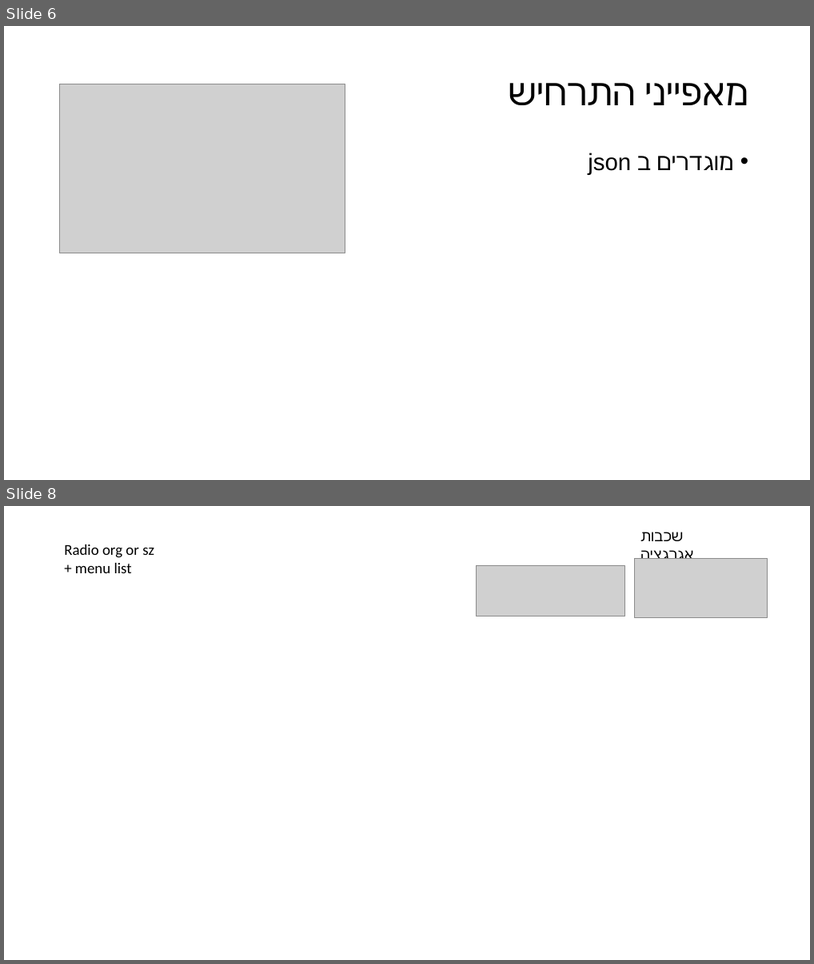
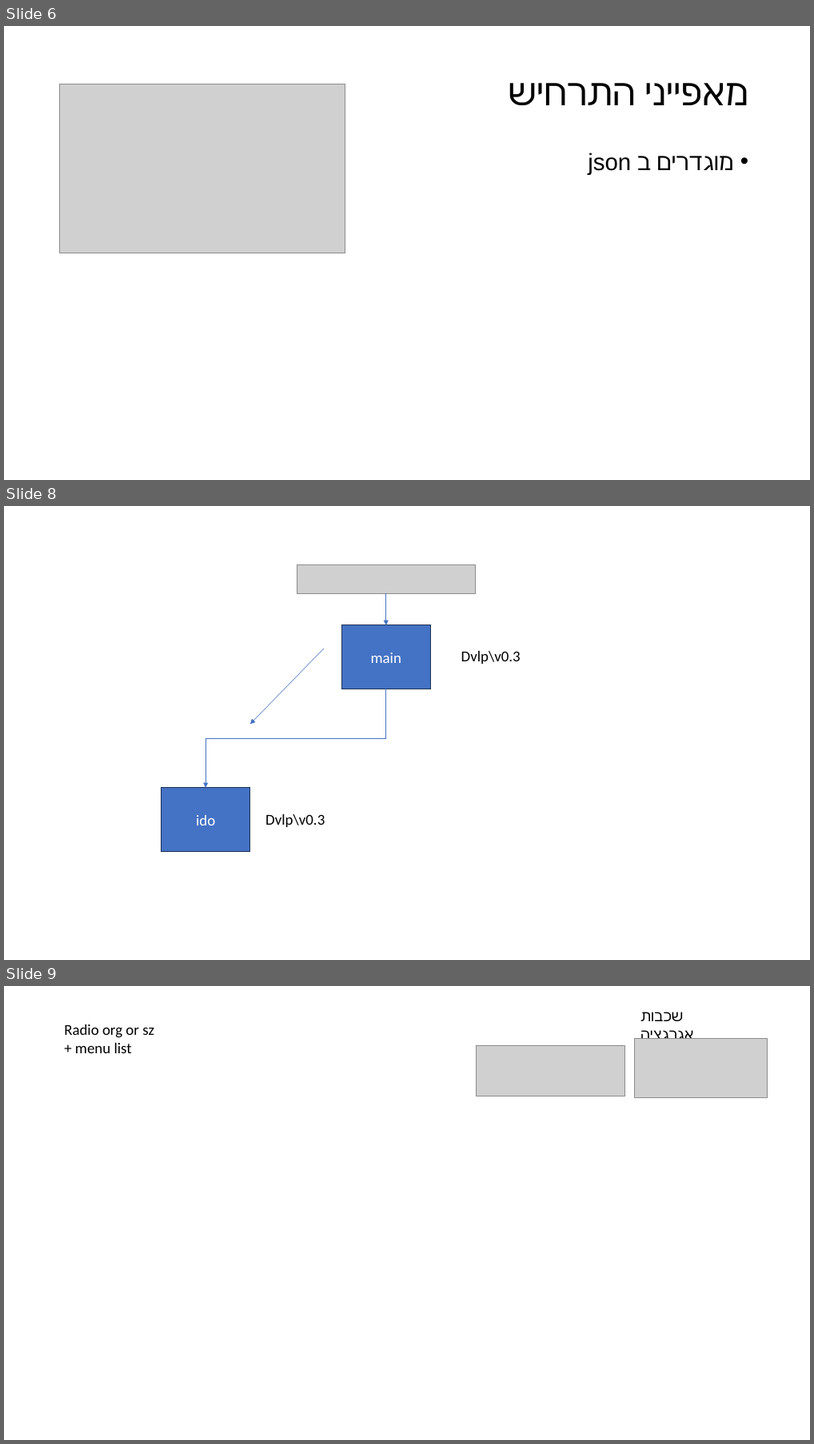
Before and after one commit to MOTRoundTables/ScenarioBank, a slide deck: doc/ScnLibApp.pptx. Shown one above the other, each under a label of ours: slides 6 and 8 before the commit, slides 6, 8 and 9 after it; the slides between them are not shown. The pictures are 814x964 and 814x1444 pixels, drawn with LibreOffice and Linux fonts; fonts in the diff are those of the drawing; grey boxes stand for pictures. Boxes give left, top, right and bottom in pixels: in the first picture for what was removed or moved away, otherwise in the second. Text is boxed around its words. In the diff, an @@ line names an element or a change of style, - is before the commit and + after.

```diff
--- a/doc/ScnLibApp.pptx
+++ b/doc/ScnLibApp.pptx
@@ slide 8 added at (4, 506, 810, 960), background #FFFFFF @@
@@ picture added at (298, 564, 476, 593) @@
@@ arrow added from (386, 593) to (386, 625), #4472C4 0.5 pt @@
@@ rectangle added at (342, 625, 430, 688), fill #4472C4, outline #1E3256 1 pt, 18 pt, text #FFFFFF @@
+main
@@ arrow added from (324, 648) to (250, 724), #4472C4 0.5 pt @@
@@ text added at (462, 651, 521, 664), 18 pt, text #000000 @@
+Dvlp\v0.3
@@ elbow arrow added from (386, 688) to (206, 788), #4472C4 0.5 pt @@
@@ rectangle added at (162, 788, 250, 851), fill #4472C4, outline #1E3256 1 pt, 18 pt, text #FFFFFF @@
+ido
@@ text added at (266, 814, 325, 827), 18 pt, text #000000 @@
+Dvlp\v0.3
@@ what was slide 8 is now slide 9 @@
```
Also in this commit, not shown: 1 other slide added, 1 slide removed, 2 other files.
